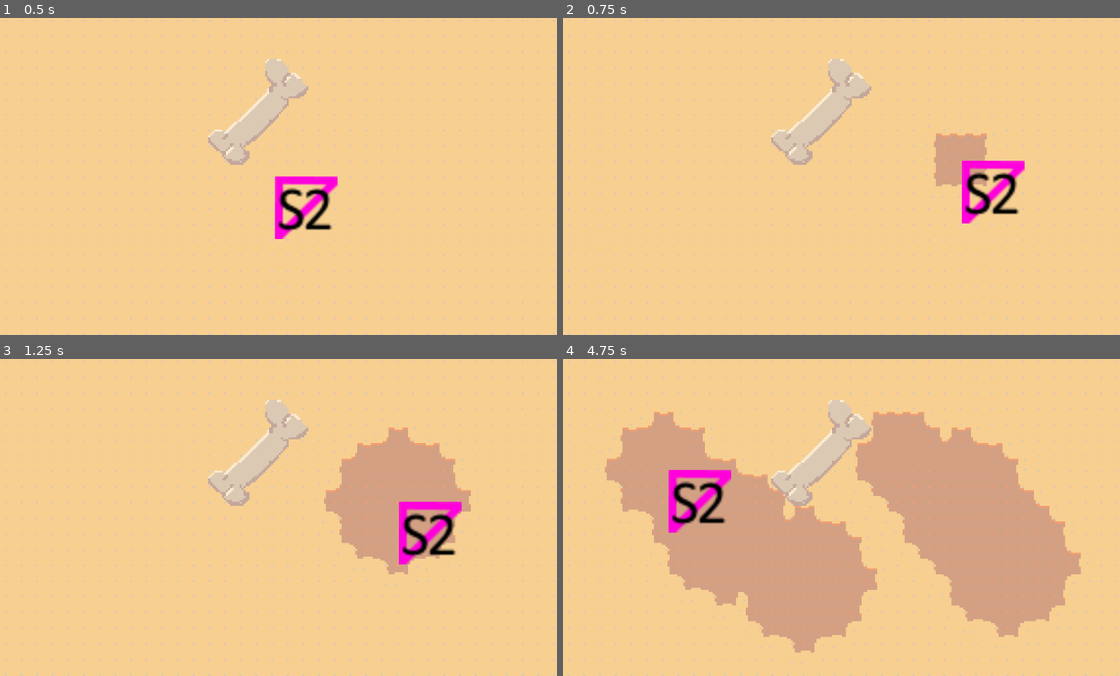
Above: before the commit, frames 1-4 (two rows, left to right).
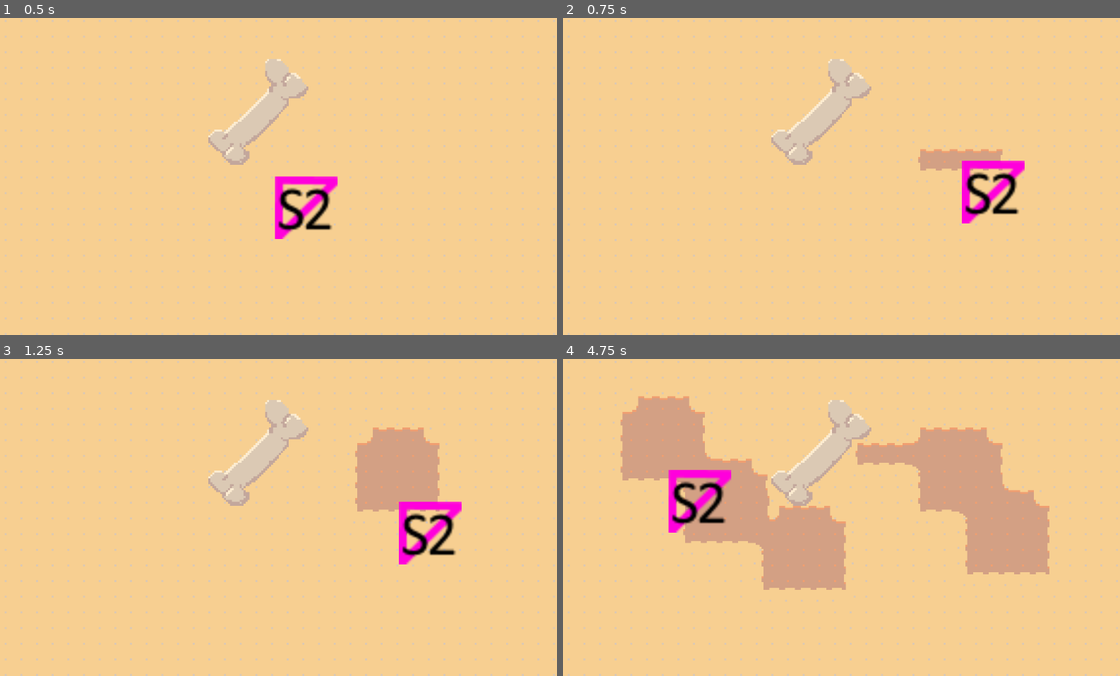
Above: after the commit, the same moments.

Repository: pherbers/ExcavationSierraLD58
Game: Godot game, scene res://main_scene.tscn
Same seed, same stepped clock (60 frames per second), same inputs: the game is played once before the commit and once after it. This scene is started directly instead of the project's main scene.
Inputs (mouse positions are in pixels of both pictures, inside the frame that each line leads up to):
- Up to frame 1 (0.5 s): no input
- Up to frame 2 (0.75 s): tap Enter at 0.5 s; move the mouse to (964, 160) at 0.52 s; click (964, 160) at 0.67 s
- Up to frame 3 (1.25 s): no input
- Up to frame 4 (4.75 s): move the mouse to (724, 533) at 1.27 s; click (724, 533) at 1.42 s; move the mouse to (891, 447) at 2.02 s; click (891, 447) at 2.17 s; tap Space at 2.75 s; move the mouse to (808, 580) at 2.77 s; click (808, 580) at 2.92 s; move the mouse to (1008, 565) at 3.52 s; click (1008, 565) at 3.67 s; move the mouse to (668, 469) at 4.27 s; click (668, 469) at 4.42 s

Frame 1 is identical in both runs. In frame 2, 1.1% of the frame differs, in the area x 62-81%, y 34-57%; in frame 3, 3.9%; in frame 4, 18%, in the area x 6-95%, y 9-97%.

Commit message:
Added digging masks

Diff:
--- a/nodes/dig_site.tscn
+++ b/nodes/dig_site.tscn
@@ -1,12 +1,32 @@
-[gd_scene load_steps=10 format=4 uid="uid://cu74g7pawm2av"]
+[gd_scene load_steps=16 format=4 uid="uid://cu74g7pawm2av"]
 
 [ext_resource type="Script" uid="uid://767dwy333a7k" path="res://scripts/dig_site.gd" id="1_5h2ie"]
 [ext_resource type="TileSet" uid="uid://c1kjxdb7xjtdf" path="res://assets/tilesets/layer1.tres" id="2_s4e4a"]
+[ext_resource type="Texture2D" uid="uid://bwelilawkhdrr" path="res://assets/dig_masks.png" id="2_v4sw2"]
 [ext_resource type="TileSet" uid="uid://nds3ir3ao1f6" path="res://assets/tilesets/layer2.tres" id="3_s4e4a"]
 [ext_resource type="TileSet" uid="uid://dud4ofxgileu2" path="res://assets/tilesets/layer3.tres" id="4_27ss3"]
 [ext_resource type="TileSet" uid="uid://c08nwllp4hi6y" path="res://assets/tilesets/layer4.tres" id="5_k8uxk"]
 [ext_resource type="TileSet" uid="uid://6445fnwhdw4f" path="res://assets/tilesets/layer5.tres" id="6_v4sw2"]
 [ext_resource type="Texture2D" uid="uid://dysbrwl71757v" path="res://assets/bones/Bone1.png" id="7_k8uxk"]
+
+[sub_resource type="AtlasTexture" id="AtlasTexture_i3jma"]
+atlas = ExtResource("2_v4sw2")
+region = Rect2(0, 0, 11, 11)
+
+[sub_resource type="CompressedTexture2D" id="CompressedTexture2D_pcsen"]
+load_path = "res://.godot/imported/dig_masks.png-9e844b62b9a17c5fd26fee2797a9d166.ctex"
+
+[sub_resource type="AtlasTexture" id="AtlasTexture_vfbpc"]
+atlas = SubResource("CompressedTexture2D_pcsen")
+region = Rect2(12, 0, 11, 11)
+
+[sub_resource type="AtlasTexture" id="AtlasTexture_ky2e5"]
+atlas = SubResource("CompressedTexture2D_pcsen")
+region = Rect2(24, 0, 11, 11)
+
+[sub_resource type="AtlasTexture" id="AtlasTexture_kr0al"]
+atlas = SubResource("CompressedTexture2D_pcsen")
+region = Rect2(36, 0, 11, 11)
 
 [sub_resource type="TileSetAtlasSource" id="TileSetAtlasSource_k8uxk"]
 texture = ExtResource("7_k8uxk")
@@ -43,6 +63,7 @@
 [node name="DigSite" type="Node2D"]
 texture_filter = 1
 script = ExtResource("1_5h2ie")
+shovel_masks = Array[Texture2D]([SubResource("AtlasTexture_i3jma"), SubResource("AtlasTexture_vfbpc"), SubResource("AtlasTexture_ky2e5"), SubResource("AtlasTexture_kr0al")])
 
 [node name="DigLayers" type="Node2D" parent="."]
 
--- a/project.godot
+++ b/project.godot
@@ -11,7 +11,7 @@
 [application]
 
 config/name="ArchaeoLD58"
-run/main_scene="uid://becrpphn77p1r"
+run/main_scene="uid://yasf26ijc1fk"
 config/features=PackedStringArray("4.5", "GL Compatibility")
 config/icon="res://icon.svg"
 
--- a/scripts/dig_site.gd
+++ b/scripts/dig_site.gd
@@ -5,6 +5,12 @@
 var dig_layers: Array[TileMapLayer]
 var object_layers: Array[TileMapLayer]
 var bounds: Rect2i
+
+@export var shovel_masks: Array[Texture2D]
+var _shovel_cells_west: Array[Vector3i]
+var _shovel_cells_north: Array[Vector3i]
+var _shovel_cells_east: Array[Vector3i]
+var _shovel_cells_south: Array[Vector3i]
 
 var _dig_queue: Array[DigInstruction] = []
 var _dig_queue_dirty = false
@@ -21,6 +27,11 @@
 }
 
 func _ready() -> void:
+    _shovel_cells_west = read_mask(shovel_masks[0])
+    _shovel_cells_south = read_mask(shovel_masks[1])
+    _shovel_cells_east = read_mask(shovel_masks[2])
+    _shovel_cells_north = read_mask(shovel_masks[3])
+
     bounds = Rect2i()
     for t in $DigLayers.find_children("*", "TileMapLayer"):
         dig_layers.append(t)
@@ -52,7 +63,7 @@
         else:
             break
 
-func dig_circle(pos: Vector2i, radius: int):
+func dig_shovel(pos: Vector2i):
     # find first available layer
     var dig_layer_index = -1
 
@@ -65,18 +76,12 @@
     if dig_layer_index == -1:
         return
 
-    print("Digging at " + str(pos) + " with radius "  + str(radius) + " at depth " + str(dig_layer_index))
+    print("Digging at " + str(pos) + " with shovel at depth " + str(dig_layer_index))
 
-    var xmin = max(pos.x - radius, bounds.position.x)
-    var ymin = max(pos.y - radius, bounds.position.y)
-    var xmax = min(pos.x + radius, bounds.end.x) + 1
-    var ymax = min(pos.y + radius, bounds.end.y) + 1
-    for x in range(xmin, xmax):
-        for y in range(ymin, ymax):
-            var p = Vector2i(x,y)
-            var dist_to_center = (p - pos).length()
-            if dist_to_center - 0.1 <= radius:
-                queue_dig_tile(p, pow(dist_to_center, 2) / 30., dig_layer_index)
+    for pd in get_shovel_tiles(0):
+        var p = Vector2i(pd.x, pd.y)
+        var delay: float = pd.z
+        queue_dig_tile(p + pos, delay / 32., dig_layer_index)
 
 func queue_dig_tile(pos, time=0., max_depth=-1):
     var ct = Time.get_ticks_msec()
@@ -114,8 +119,33 @@
 
     return DigResult.OK
 
+func read_mask(mask: Texture2D) -> Array[Vector3i]:
+    var img = mask.get_image()
+    var mask_tiles: Array[Vector3i] = []
+    var cx: int = - floor(img.get_width() - 1) / 2
+    var cy: int = - floor(img.get_height() - 1) / 2
+    for x in img.get_width():
+        for y in img.get_height():
+            var c = img.get_pixel(x, y)
+            if c.b < 1.:
+                var t = Vector3i(cx + x, cy + y, floor(c.b*16))
+                mask_tiles.append(t)
+    return mask_tiles
+
+func get_shovel_tiles(shovel_dir: int) -> Array[Vector3i]:
+    match(shovel_dir):
+        0:
+            return _shovel_cells_north
+        1:
+            return _shovel_cells_west
+        2:
+            return _shovel_cells_south
+        3:
+            return _shovel_cells_east
+    return _shovel_cells_north
+
 func _input(event: InputEvent) -> void:
     if event is InputEventMouseButton:
         if event.pressed and event.button_index == MOUSE_BUTTON_LEFT:
             var tile = dig_layers[0].local_to_map(dig_layers[0].get_local_mouse_position())
-            dig_circle(tile, 4)
+            dig_shovel(tile)
Binary file added: assets/dig_masks.png
Not shown, added: assets/dig_masks.png.import
Not shown: 1 places in main_scene.tscn that only renumber resources
